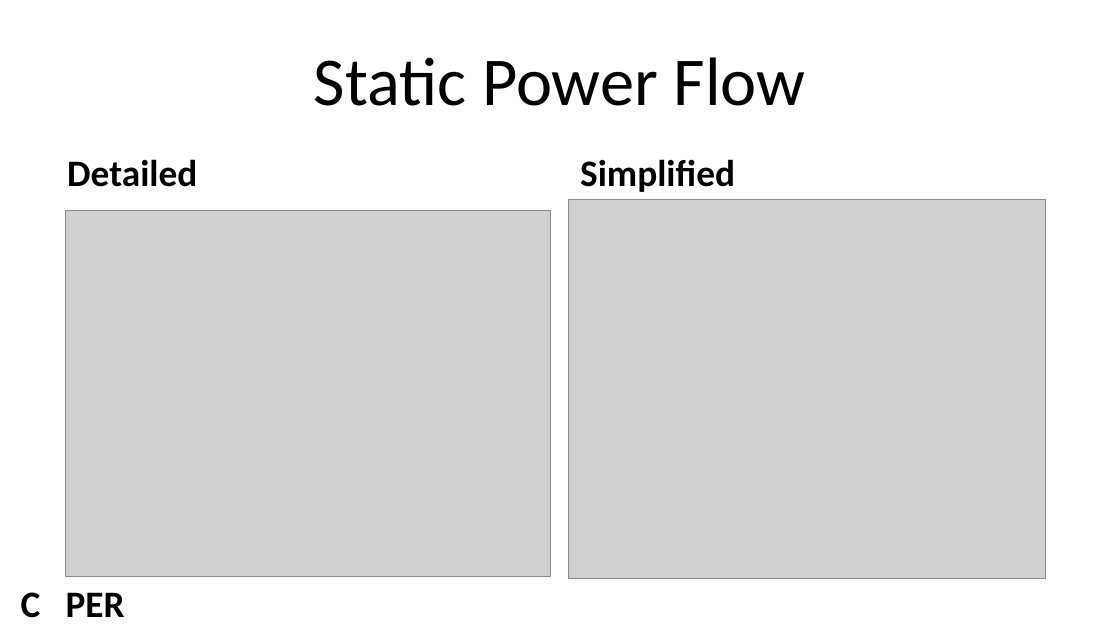
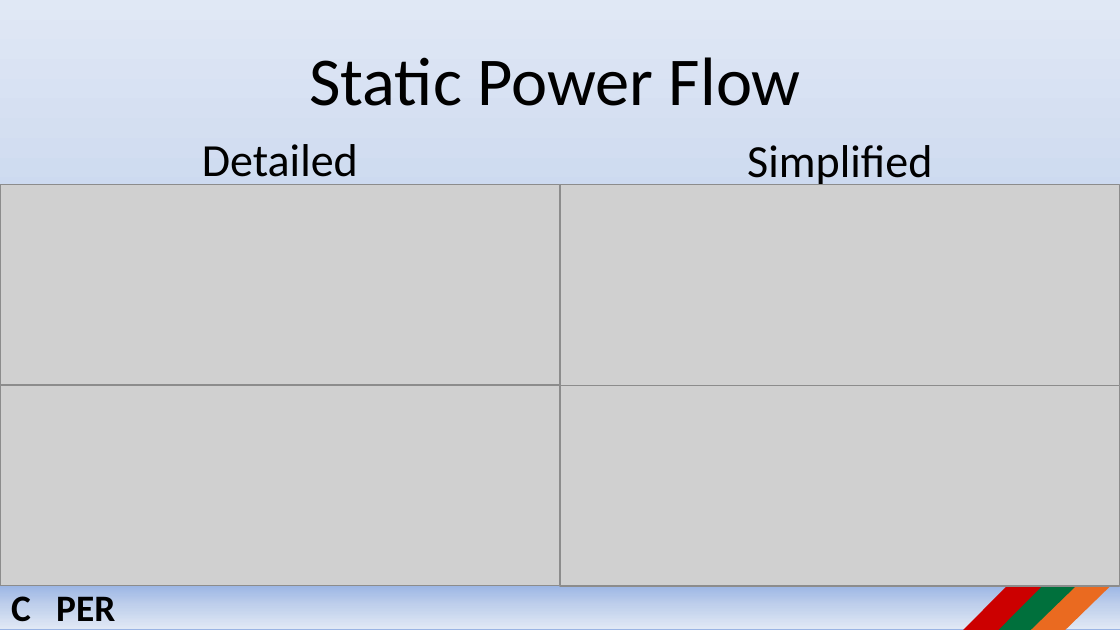
Before and after one commit to jlavall1/CAPER, a slide deck: slide 6 of 06_Joshua_Smith/Documents/CAPER April 4 5 2016.pptx (slide 7 before the commit). Drawn at 1120x630 pixels with LibreOffice and Linux fonts; fonts in the diff are those of the drawing; grey boxes stand for pictures; background and template pictures are left out. Boxes give left, top, right and bottom in pixels: in the first picture for what was removed or moved away, otherwise in the second. Text is boxed around its words. In the diff, an @@ line names an element or a change of style, - is before the commit and + after.

```diff
--- a/06_Joshua_Smith/Documents/CAPER April 4 5 2016.pptx
+++ b/06_Joshua_Smith/Documents/CAPER April 4 5 2016.pptx
@@ background #FFFFFF to gradient #9AB5E4 to #C2D1ED to #E1E8F5 @@
@@ title "Static Power Flow": place and size @@
-title "Static Power Flow" at bbox=[314, 57, 806, 106]
+title "Static Power Flow" at bbox=[309, 57, 801, 106]
@@ text "Detailed" at bbox=[202, 144, 358, 185]: size 24 to 29.6 pt, bold off; alignment left to centre; more space between paragraphs; vertical alignment bottom to top @@
@@ text "Detailed": place and size @@
-text "Detailed" at bbox=[67, 159, 197, 187]
+text "Detailed" at bbox=[202, 144, 358, 185]
@@ text "Simplified": place and size @@
-text "Simplified" at bbox=[580, 159, 735, 192]
+text "Simplified" at bbox=[747, 145, 932, 185]
@@ text "Simplified" at bbox=[747, 145, 932, 185]: size 24 to 29.6 pt, bold off; alignment left to centre; more space between paragraphs; vertical alignment bottom to top @@
@@ picture added at bbox=[0, 185, 560, 385] @@
@@ picture added at bbox=[560, 185, 1120, 385] @@
@@ picture removed at bbox=[569, 199, 1046, 578] @@
@@ picture removed at bbox=[65, 211, 551, 577] @@
@@ picture added at bbox=[0, 385, 560, 586] @@
@@ picture added at bbox=[560, 385, 1120, 586] @@
@@ diag stripe added at bbox=[963, 473, 1120, 630], fill #CC0000 @@
@@ diag stripe added at bbox=[993, 507, 1120, 630], fill #00703C @@
@@ diag stripe added at bbox=[1029, 542, 1120, 630], fill #EA6A20 @@
@@ rectangle "C PER": place and size @@
-rectangle "C PER" at bbox=[21, 592, 125, 618]
+rectangle "C PER" at bbox=[0, 585, 1120, 629]
@@ rectangle "C PER" at bbox=[0, 585, 1120, 629]: fill none to gradient #9AB5E4 to #C2D1ED to #E1E8F5 @@
```
Also in this commit, not shown: 7 other slides changed, 1 slide added, 1 slide removed, 24 other files.
